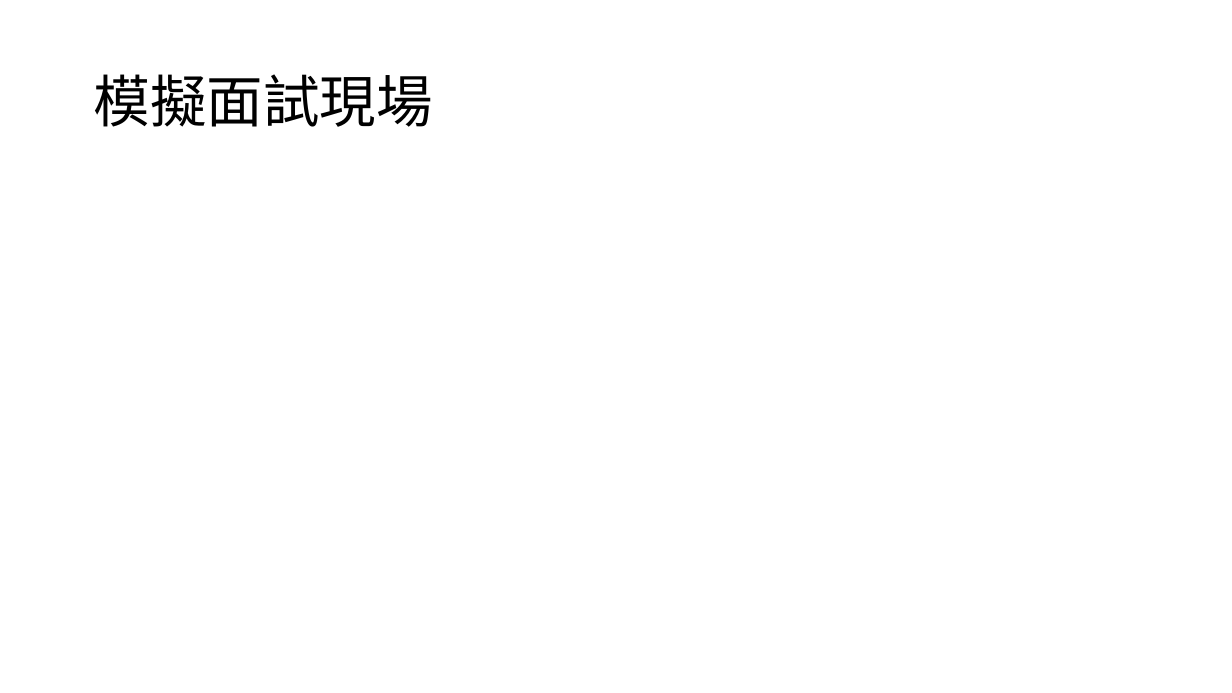
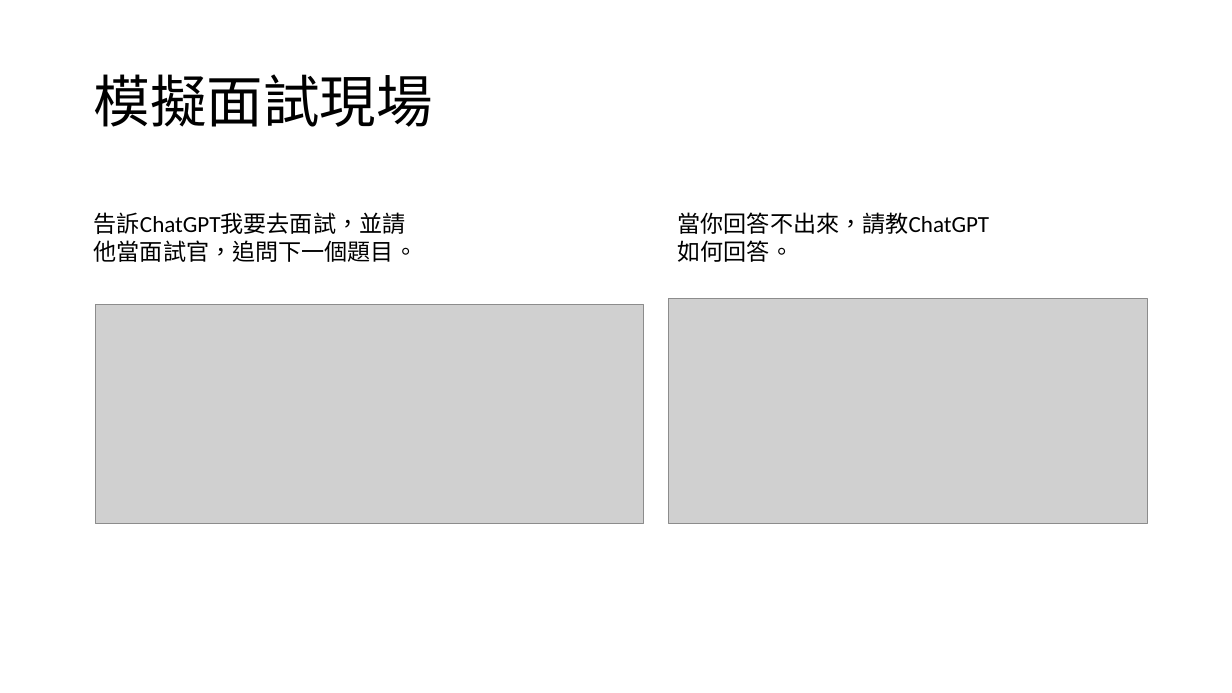
Before and after one commit to 10994015/0927speech, a slide deck: slide 23 of ppt草稿.pptx (slide 19 before the commit). Drawn at 1232x693 pixels with LibreOffice and Linux fonts; fonts in the diff are those of the drawing; grey boxes stand for pictures. Boxes give left, top, right and bottom in pixels: in the first picture for what was removed or moved away, otherwise in the second. Text is boxed around its words. In the diff, an @@ line names an element or a change of style, - is before the commit and + after.

```diff
--- a/ppt草稿.pptx
+++ b/ppt草稿.pptx
@@ text added at box(94, 212, 417, 262), 18 pt, text #000000 @@
+告訴ChatGPT我要去面試，並請他當面試官，追問下一個題目。
@@ text added at box(678, 212, 990, 262), 18 pt, text #000000 @@
+當你回答不出來，請教ChatGPT如何回答。
@@ picture added at box(669, 299, 1148, 524) @@
@@ picture added at box(95, 304, 643, 524) @@
```
Also in this commit, not shown: 16 slides added, 16 other files.
